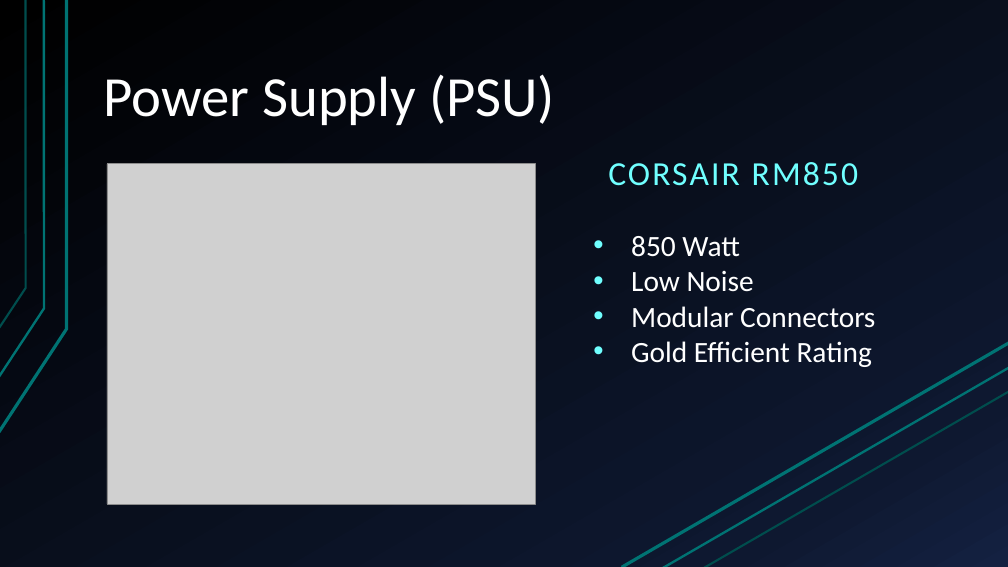
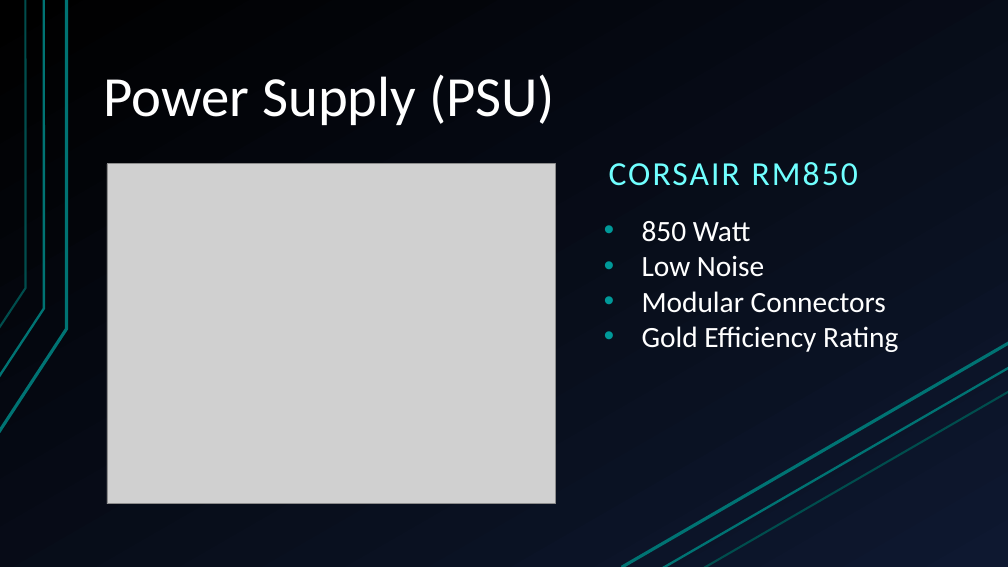
Before and after one commit to Ploppa-Smurph/ctec112_IT_HardwareSupport, a slide deck: slide 9 of buildPC.pptx. Drawn at 1008x567 pixels with LibreOffice and Linux fonts; fonts in the diff are those of the drawing; grey boxes stand for pictures. Boxes give left, top, right and bottom in pixels: in the first picture for what was removed or moved away, otherwise in the second. Text is boxed around its words. In the diff, an @@ line names an element or a change of style, - is before the commit and + after.

```diff
--- a/buildPC.pptx
+++ b/buildPC.pptx
@@ background gradient #000000 to #0F1931 to #142242 to gradient #000000 to #0E1830 @@
@@ picture resized from (x1=107, y1=164, x2=535, y2=504) to (x1=107, y1=164, x2=555, y2=504) @@
@@ text "CORSAIR RM850" at (x1=609, y1=162, x2=858, y2=186): indent changed; more space between paragraphs @@
@@ text "850 Watt" moved from (x1=631, y1=236, x2=875, y2=367) to (x1=642, y1=221, x2=898, y2=352) @@
@@ text at (x1=642, y1=221, x2=886, y2=313): bullet colour #70FFFF to #009999 @@
@@ text at (x1=642, y1=326, x2=898, y2=352): text changed @@
-• Gold Efficient Rating
+• Gold Efficiency Rating
@@ line (704, 567) - (1008, 392): stroke #007373 2 pt to #004D4D 2 pt @@
```
Also in this commit, not shown: 15 other slides changed.
